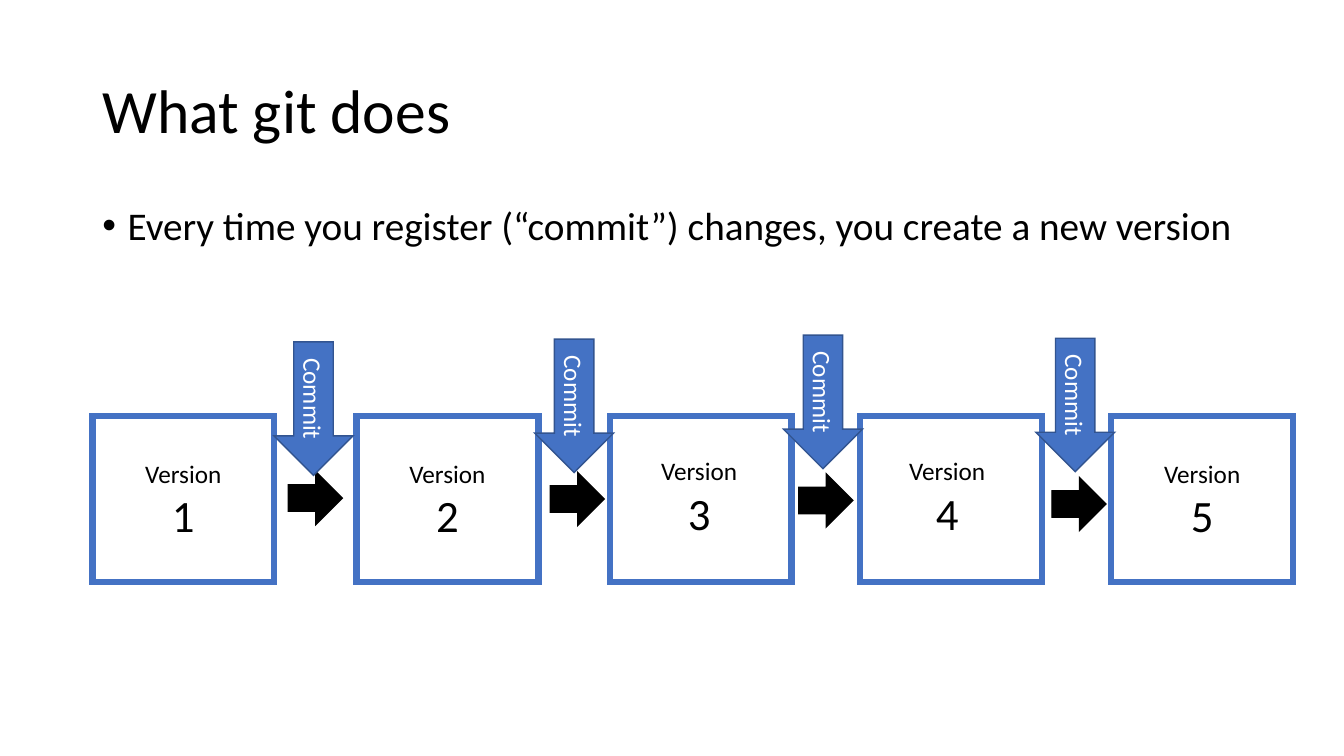
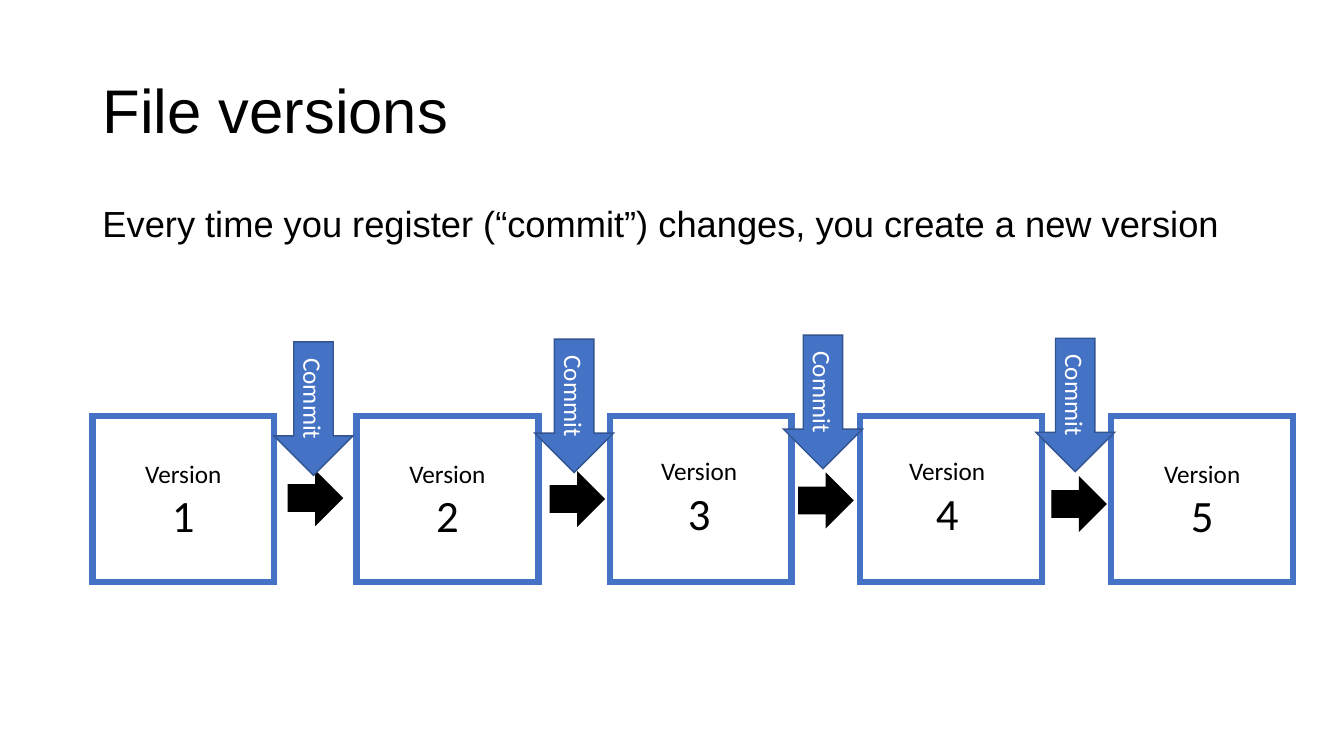
Before and after one commit to vibhaannaswamy/INP_Git_Intro_forked, a slide deck: slide 10 of slides/GitHubIntro_2021.pptx (slide 11 before the commit). Drawn at 1344x756 pixels with LibreOffice and Linux fonts; fonts in the diff are those of the drawing. Boxes give left, top, right and bottom in pixels: in the first picture for what was removed or moved away, otherwise in the second. Text is boxed around its words. In the diff, an @@ line names an element or a change of style, - is before the commit and + after.

```diff
--- a/slides/GitHubIntro_2021.pptx
+++ b/slides/GitHubIntro_2021.pptx
@@ title at (102,88,448,134): text changed; font Calibri to Arial @@
-What git does
+File versions
@@ text "Every time you register (“commit”) ..." at (102,210,1219,244): size 28 to 25.9 pt, font Calibri to Arial; bullet • to none @@
```
Also in this commit, not shown: 20 other slides changed, 1 slide removed, 4 other files.
